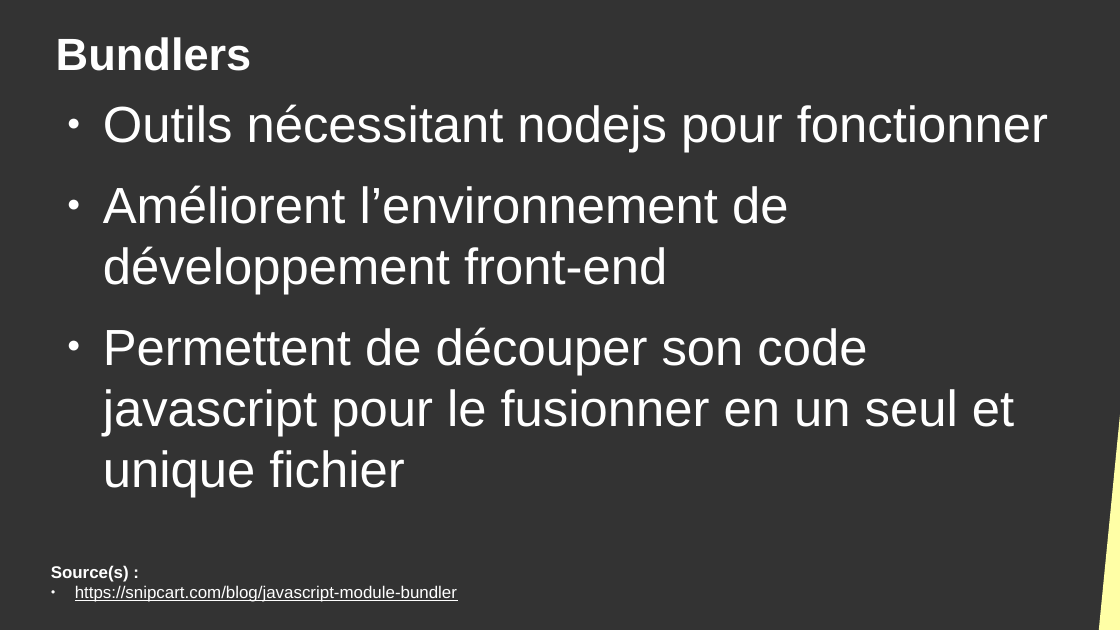
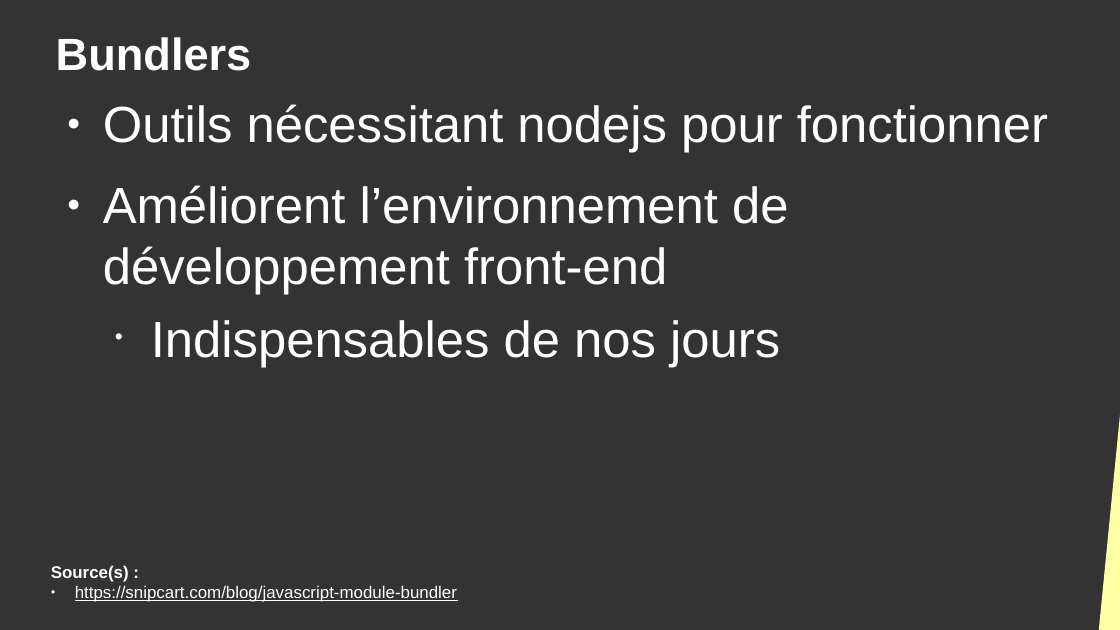
Before and after one commit to DanYellow/cours, a slide deck: slide 5 of developpement-front-s5/travaux-pratiques/numero-4/presentation.odp. Drawn at 1120x630 pixels with LibreOffice and Linux fonts; fonts in the diff are those of the drawing. Boxes give left, top, right and bottom in pixels: in the first picture for what was removed or moved away, otherwise in the second. Text is boxed around its words. In the diff, an @@ line names an element or a change of style, - is before the commit and + after.

```diff
--- a/developpement-front-s5/travaux-pratiques/numero-4/presentation.odp
+++ b/developpement-front-s5/travaux-pratiques/numero-4/presentation.odp
@@ text at bbox=[151, 320, 780, 367]: text changed @@
-● Permettent de découper son code javascript pour le fusionner en un seul et unique fichier
+  • Indispensables de nos jours
```
Also in this commit, not shown: 4 other slides changed, 1 slide added, 1 slide removed, 2 other files.
